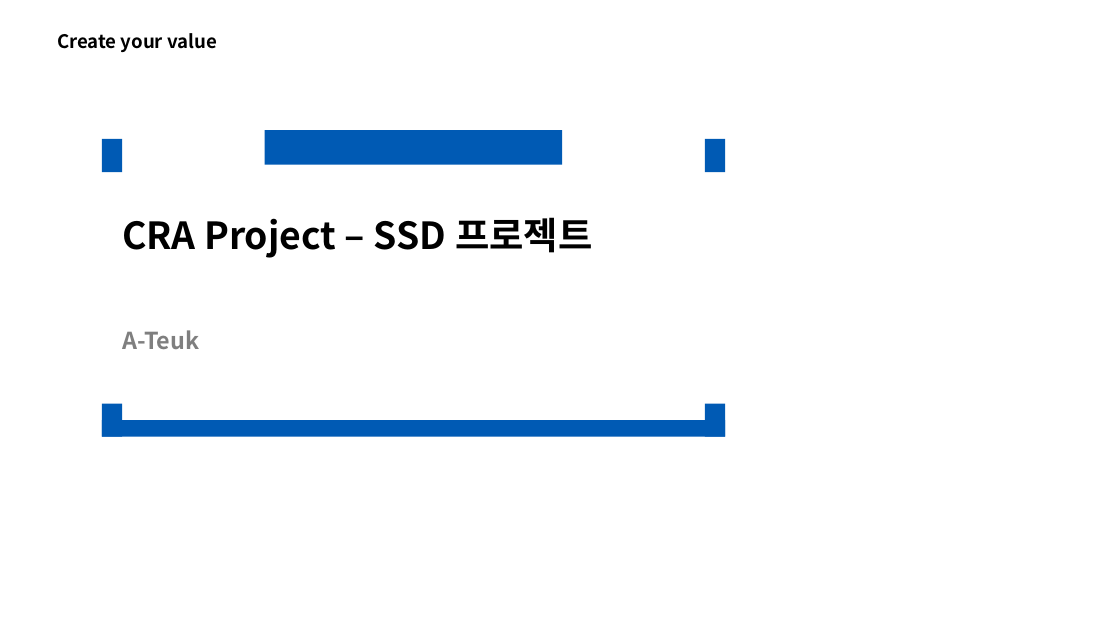
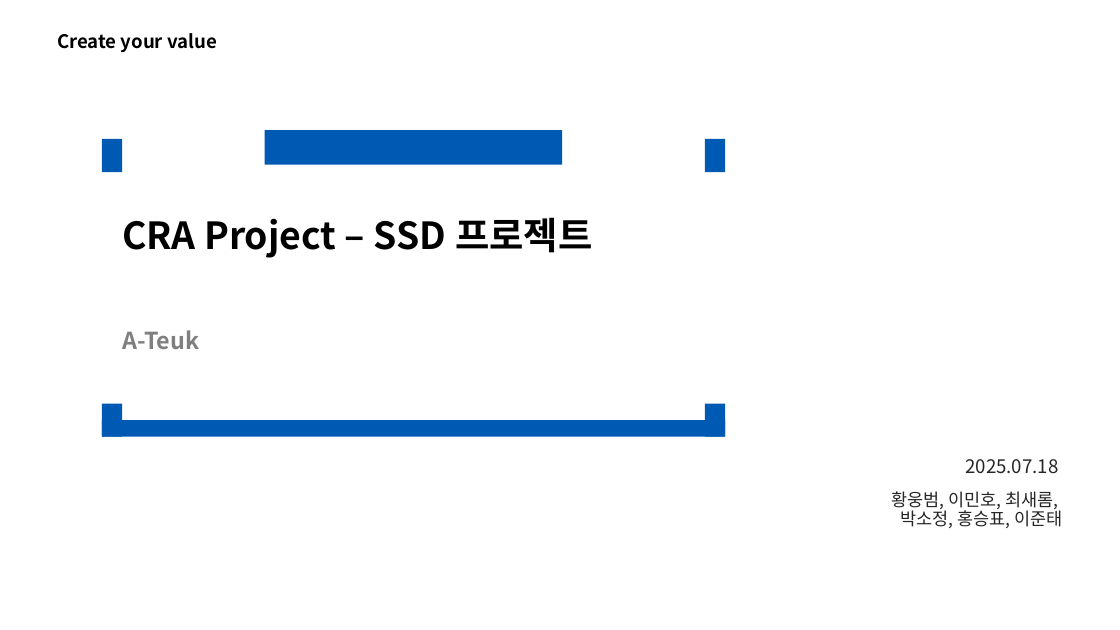
Before and after one commit to hobism3/SSD_A-Teuk, a slide deck: slide 1 of CRA_A-teuk.pptx. Drawn at 1120x630 pixels with LibreOffice and Linux fonts; fonts in the diff are those of the drawing. Boxes give left, top, right and bottom in pixels: in the first picture for what was removed or moved away, otherwise in the second. Text is boxed around its words. In the diff, an @@ line names an element or a change of style, - is before the commit and + after.

```diff
--- a/CRA_A-teuk.pptx
+++ b/CRA_A-teuk.pptx
@@ text added at (965, 459, 1058, 474), 16 pt, text #262626 @@
+2025.07.18
@@ text added at (891, 491, 1062, 528), 15 pt, text #262626 @@
+황웅범, 이민호, 최새롬,
+박소정, 홍승표, 이준태
```
Also in this commit, not shown: 7 other slides changed, 25 slides added, 3 slides removed.
